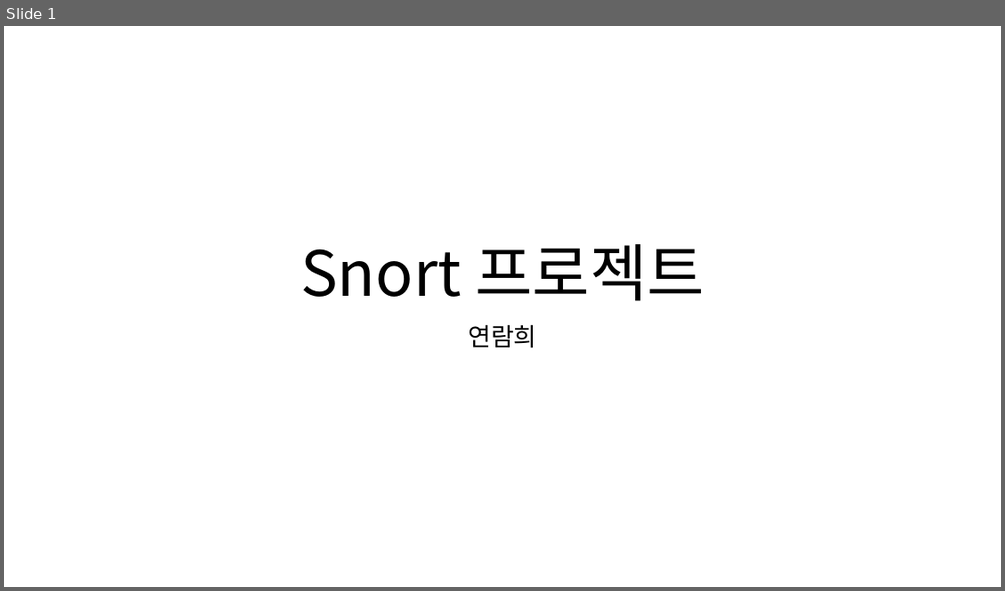
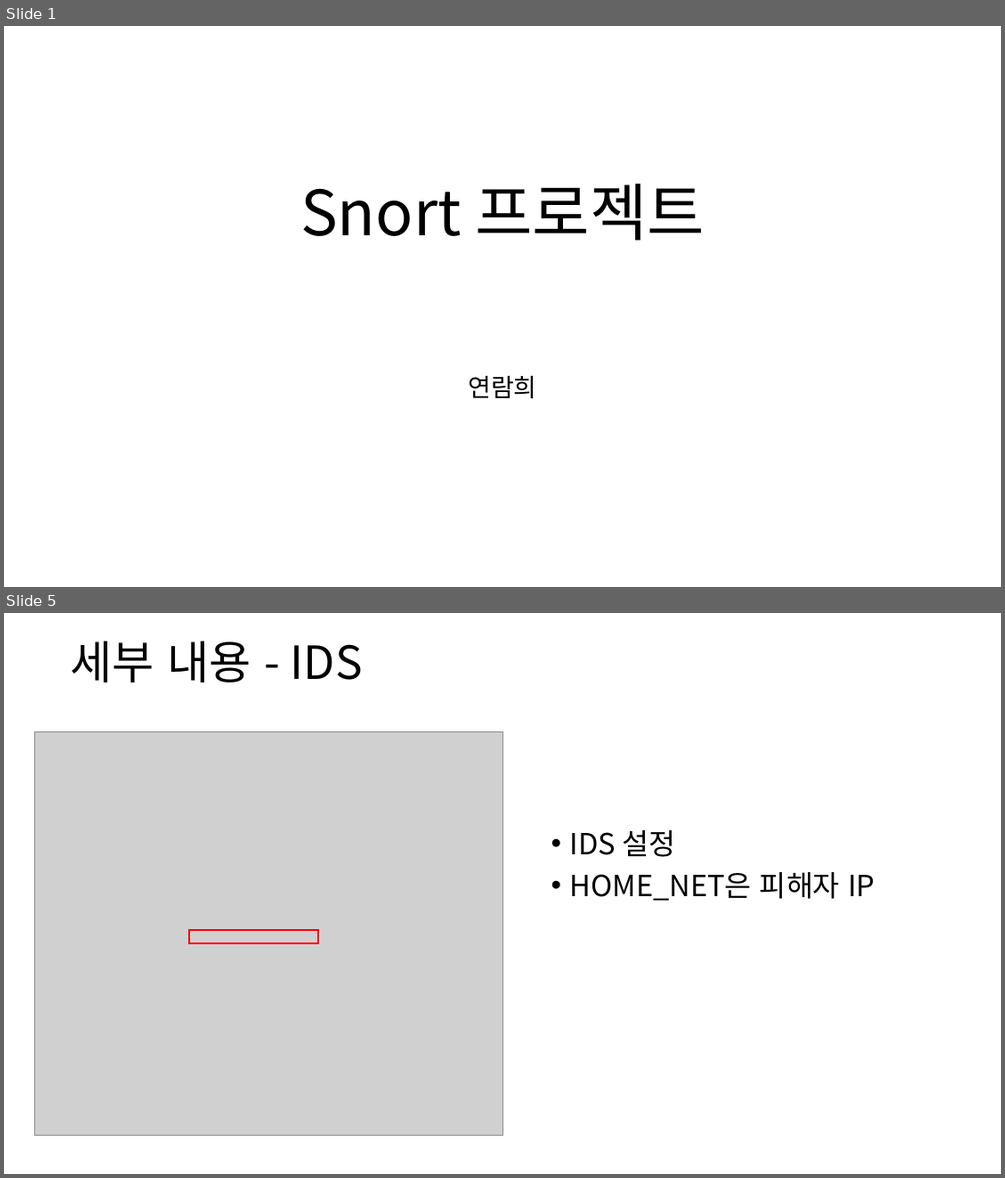
Before and after one commit to ramieeee/self_learning, a slide deck: semi_projects/보안탐지 및 SMS 알람/snort 프로젝트.pptx. Shown one above the other, each under a label of ours: slide 1 before the commit, slides 1 and 5 after it; the slides between them are not shown. The pictures are 1005x591 and 1005x1178 pixels, drawn with LibreOffice and Linux fonts; fonts in the diff are those of the drawing; grey boxes stand for pictures. Boxes give left, top, right and bottom in pixels: in the first picture for what was removed or moved away, otherwise in the second. Text is boxed around its words. In the diff, an @@ line names an element or a change of style, - is before the commit and + after.

```diff
--- a/semi_projects/보안탐지 및 SMS 알람/snort 프로젝트.pptx
+++ b/semi_projects/보안탐지 및 SMS 알람/snort 프로젝트.pptx
@@ slide 5 added at (4, 613, 1001, 1174), background #FFFFFF @@
@@ title added at (71, 641, 363, 682), 44 pt, text #000000 @@
+세부 내용 - IDS
@@ picture added at (34, 732, 502, 1135) @@
@@ text added at (570, 830, 874, 900), 28 pt, text #000000 @@
+• IDS 설정
+• HOME_NET은 피해자 IP
@@ rectangle added at (189, 930, 318, 943), outline #FF0000 2 pt @@
@@ slide 1 changed as well @@
@@ title "Snort 프로젝트" at (300, 184, 704, 240): vertical alignment bottom to middle @@
@@ subtitle "연람희" at (468, 375, 536, 399): vertical alignment top to middle @@
```
Also in this commit, not shown: 2 other slides changed, 11 other slides added, 3 slides removed.
